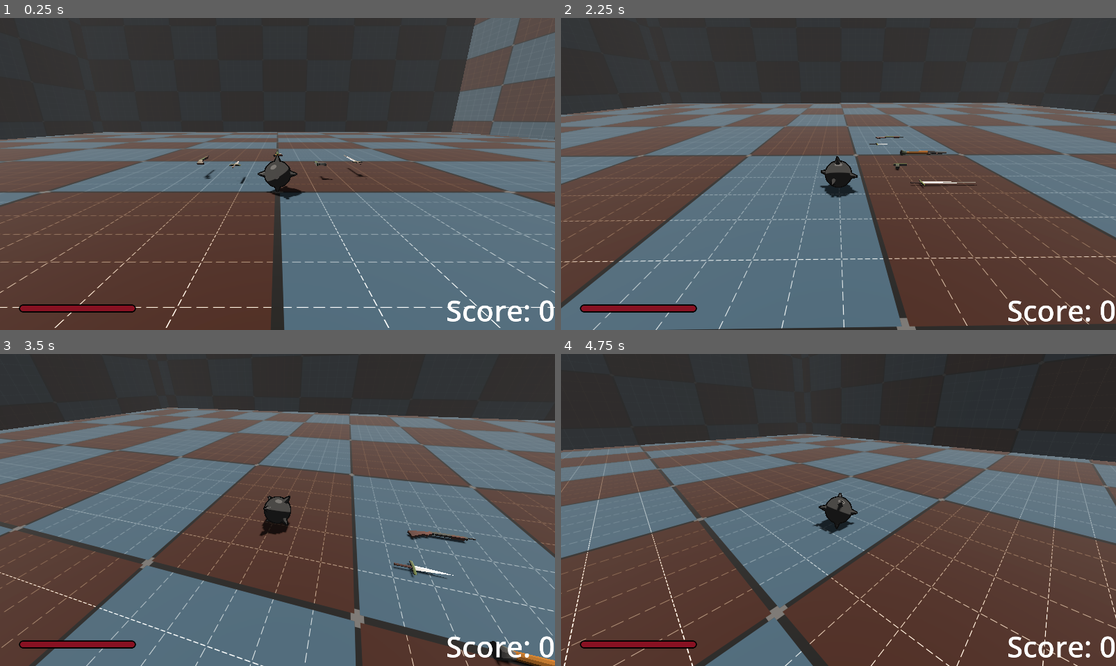
Above: before the commit, frames 1-4 (two rows, left to right).
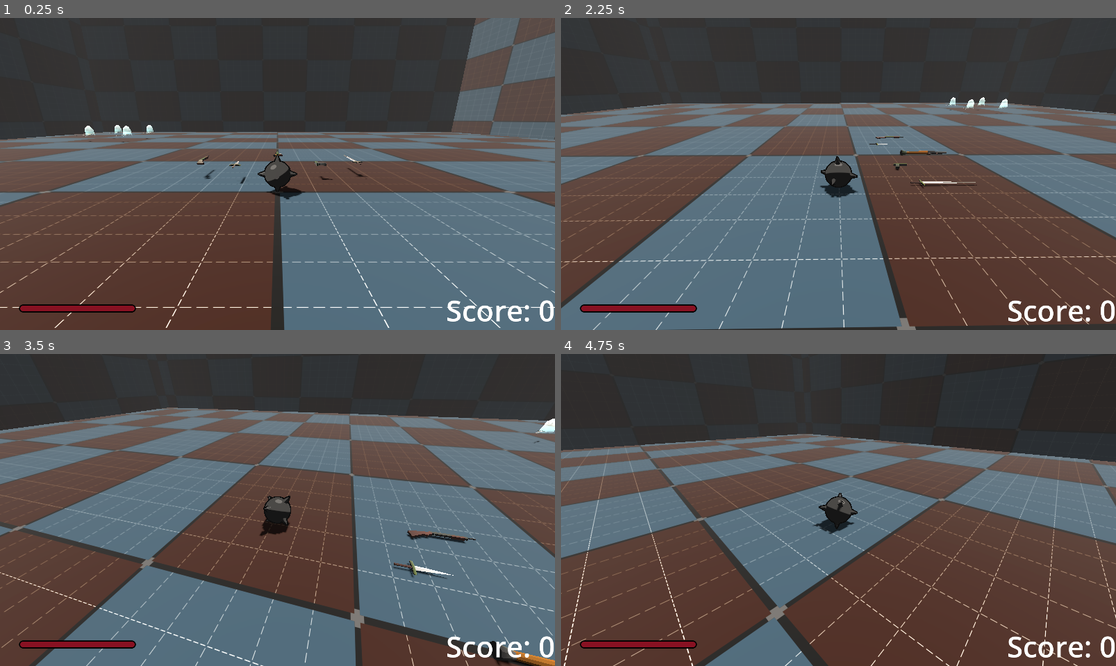
Above: after the commit, the same moments.

Repository: erikringwalters/pirate-jam-16-prototype
Game: Godot game, scene res://scenes/main.tscn
Same seed, same stepped clock (60 frames per second), same inputs: the game is played once before the commit and once after it.
Inputs (mouse positions are in pixels of both pictures, inside the frame that each line leads up to):
- Up to frame 1 (0.25 s): no input
- Up to frame 2 (2.25 s): tap Enter (restart) at 0.5, 1.25, 2 s; move the mouse to (960, 158) at 0.52 s; press the mouse at (960, 158) at 0.53 s; hold D (move_right) 0.53-1.28 s; move the mouse to (810, 174) at 1.27 s; release the mouse at (810, 174) at 1.28 s; hold W (move_up) from 1.28 s (still down); click (810, 174) at 1.35 s; move the mouse to (849, 167) at 2.02 s; press the mouse at (849, 167) at 2.03 s
- Up to frame 3 (3.5 s): keep holding W (move_up); tap Enter (restart) at 2.75 s; move the mouse to (271, 516) at 2.77 s; release the mouse at (271, 516) at 2.78 s; click (271, 516) at 2.85 s
- Up to frame 4 (4.75 s): keep holding W (move_up); tap Enter (restart) at 3.5, 4.25 s; move the mouse to (877, 513) at 3.52 s; press the mouse at (877, 513) at 3.53 s; move the mouse to (794, 506) at 4.27 s; release the mouse at (794, 506) at 4.28 s; click (794, 506) at 4.35 s

The runs differ from the first frame. In frame 1, 0.1% of the frame differs, in the area x 13-28%, y 34-40%; in frame 2, 0.1%; in frame 3, 0.1%; in frame 4, nothing differs.

Commit message:
count for how many weapons per round (wip)

Diff:
--- a/scripts/items.gd
+++ b/scripts/items.gd
@@ -12,6 +12,7 @@
 		"base_cooldown": common_base_cooldown,
 		"cooldown_mult": 1.0,
 		"model_rotation": 1,
+		"rounds": [1, 3, 2, 3, 2, 4]
 	},
 	"Sword" : {
 		"path":"res://assets/weapons/Sword.fbx",
@@ -21,6 +22,7 @@
 		"base_cooldown": common_base_cooldown,
 		"cooldown_mult": 1.0,
 		"model_rotation": 1,
+		"rounds": [0, 0, 1, 3, 2, 4]
 	},
 	"Handgun" : {
 		"path":"res://assets/weapons/Handgun.fbx",
@@ -30,6 +32,7 @@
 		"base_cooldown": common_base_cooldown,
 		"cooldown_mult": 1.0,
 		"model_rotation": 1,
+		"rounds": [0, 1, 1, 3, 4, 4]
 	},
 	"Shotgun" : {
 		"path":"res://assets/weapons/Shotgun.fbx",
@@ -39,6 +42,7 @@
 		"base_cooldown": common_base_cooldown,
 		"cooldown_mult": 1.0,
 		"model_rotation": 1,
+		"rounds": [0, 0, 0, 0, 1, 3]
 	},
 	"Rocket" : {
 		"path":"res://assets/weapons/Rocket.fbx",
@@ -48,6 +52,7 @@
 		"base_cooldown": 2.0,
 		"cooldown_mult": 1.0,
 		"model_rotation": 1,
+		"rounds": [0, 0, 0, 0, 0, 1]
 	}
 }
 
--- a/scripts/level.gd
+++ b/scripts/level.gd
@@ -8,14 +8,14 @@
 @export var z_offset : float = 20.0
 @export var spread_offset : float = 5
 
-var enemy_count = 0
+var enemies_remaining = 0
 
-@onready var enemy_count_timer = %EnemyCountTimer
+@onready var enemies_remaining_timer = %EnemyCountTimer
 @onready var ui = $UI
 
 func _ready() -> void:
-	enemy_count_timer.wait_time = 0.1
-	spawn_wave(0)
+	enemies_remaining_timer.wait_time = 0.1
+	spawn_wave(2)
 
 # n will be squared
 func spawn_wave(n:int) -> void:
@@ -24,7 +24,7 @@
 			# Spawn enemy
 			var enemy = enemy_scene.instantiate()
 			add_child(enemy)
-			enemy_count += 1
+			enemies_remaining += 1
 			# Spawn weapon alone
 			#var weapon = weapon_scene.instantiate()
 			#add_child(weapon)
@@ -36,12 +36,12 @@
 			)
 
 func _on_enemy_died():
-	enemy_count -= 1
+	enemies_remaining -= 1
 	GameState.score += 1
 	ui.update_score()
-	print(enemy_count, " enemies left")
-	if enemy_count <= 0:
-		enemy_count_timer.start()
+	print(enemies_remaining, " enemies left")
+	if enemies_remaining <= 0:
+		enemies_remaining_timer.start()
 
 
 func wave_over():
@@ -50,8 +50,8 @@
 	spawn_wave(5)
 
 
-func _on_enemy_count_timer_timeout() -> void:
+func _on_enemies_remaining_timer_timeout() -> void:
 	#verify enemy count in case something went wrong
-	enemy_count = get_tree().get_node_count_in_group("Enemy")
-	if enemy_count <= 0:
+	enemies_remaining = get_tree().get_node_count_in_group("Enemy")
+	if enemies_remaining <= 0:
 		wave_over()
Not shown: 1 places in scenes/player/player.tscn that only renumber resources
